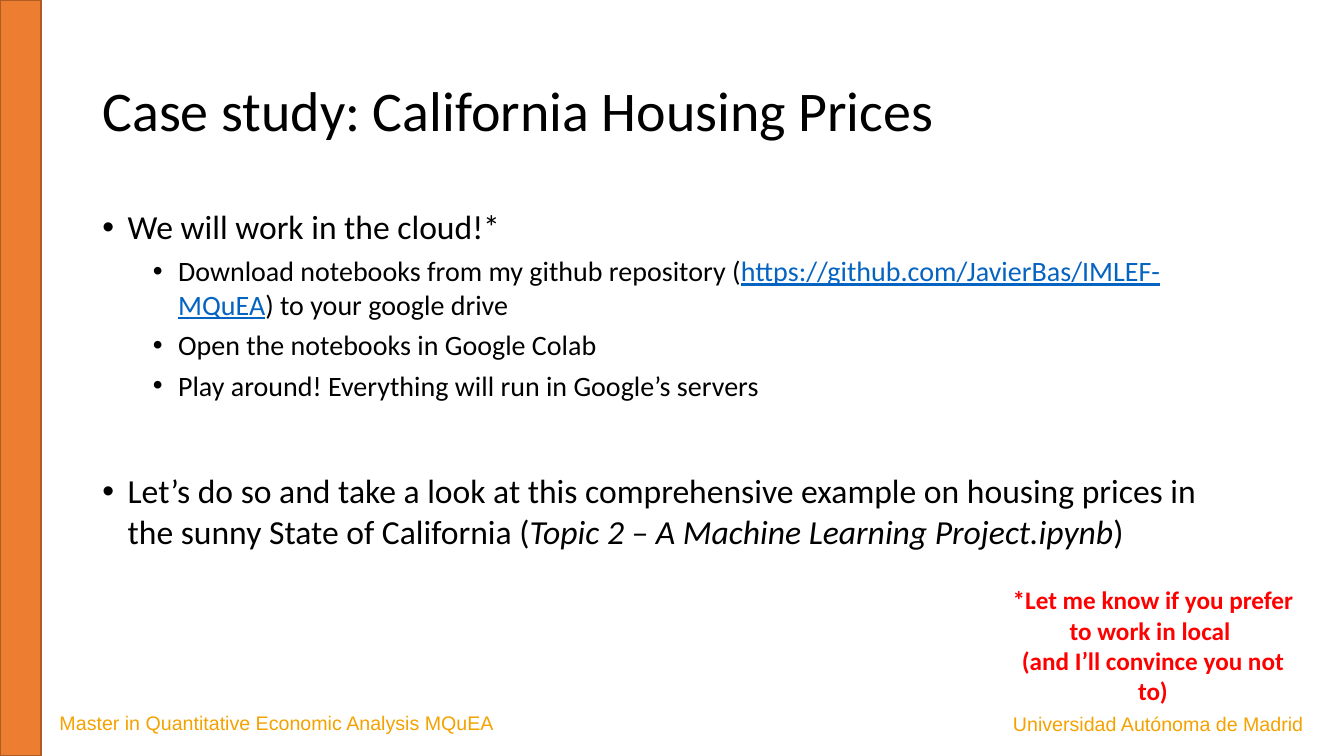
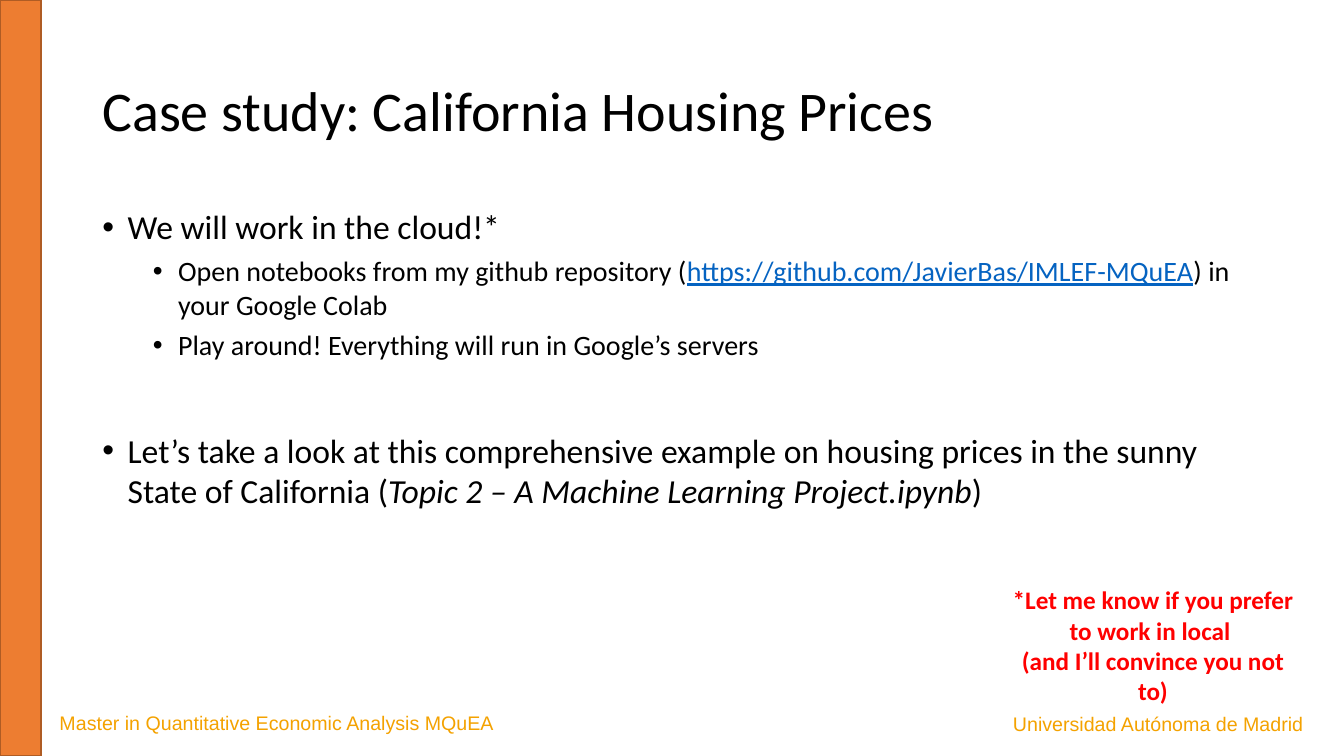
Before and after one commit to JavierBas/IMLEF-MQuEA, a slide deck: slide 9 of Course content/Slides/Topic 2 A ML project.pptx. Drawn at 1344x756 pixels with LibreOffice and Linux fonts; fonts in the diff are those of the drawing. Boxes give left, top, right and bottom in pixels: in the first picture for what was removed or moved away, otherwise in the second. Text is boxed around its words. In the diff, an @@ line names an element or a change of style, - is before the commit and + after.

Commit message:
Changes to notebooks

```diff
--- a/Course content/Slides/Topic 2 A ML project.pptx
+++ b/Course content/Slides/Topic 2 A ML project.pptx
@@ text at box(178, 260, 1229, 320): text changed @@
-  • Download notebooks from my github repository (https://github.com/JavierBas/IMLEF-MQuEA) to your google drive
-  • Open the notebooks in Google Colab
+  • Open notebooks from my github repository (https://github.com/JavierBas/IMLEF-MQuEA) in your Google Colab
@@ text at box(128, 439, 1197, 509): text changed @@
-• Let’s do so and take a look at this comprehensive example on housing prices in the sunny State of California (Topic 2 – A Machine Learning Project.ipynb)
+• Let’s take a look at this comprehensive example on housing prices in the sunny State of California (Topic 2 – A Machine Learning Project.ipynb)
```
Also in this commit, not shown: 4 other slides changed, 2 other files.
